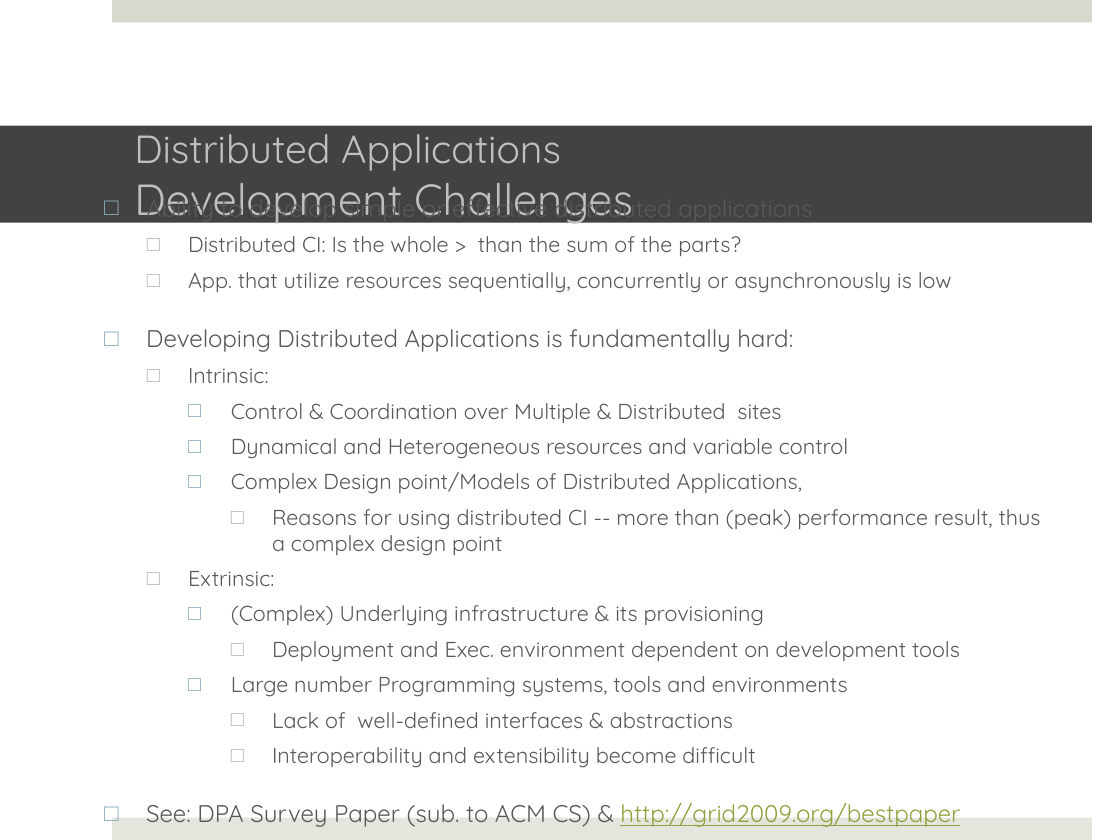
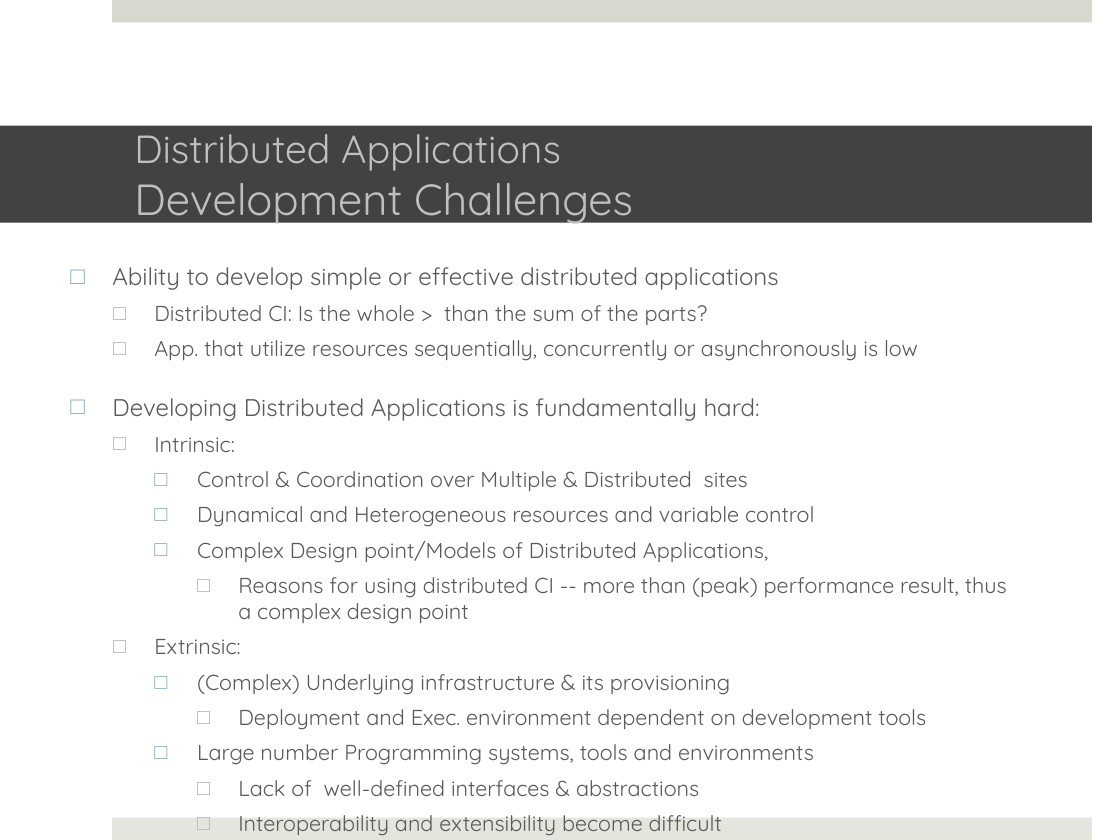
Before and after one commit to saga-project/saga-cpp-legacy-projects, a slide deck: slide 2 of tutorial/general_tutorial/SAGA-Intro-Conclusion.pptx. Drawn at 1120x840 pixels with LibreOffice and Linux fonts; fonts in the diff are those of the drawing; background and template pictures are left out. Boxes give left, top, right and bottom in pixels: in the first picture for what was removed or moved away, otherwise in the second. Text is boxed around its words. In the diff, an @@ line names an element or a change of style, - is before the commit and + after.

```diff
--- a/tutorial/general_tutorial/SAGA-Intro-Conclusion.pptx
+++ b/tutorial/general_tutorial/SAGA-Intro-Conclusion.pptx
@@ text "Ability to develop simple or ..." rewrapped from (x1=146, y1=192, x2=1041, y2=827) to (x1=112, y1=267, x2=1007, y2=836) @@
```
Also in this commit, not shown: 2 other slides changed.
